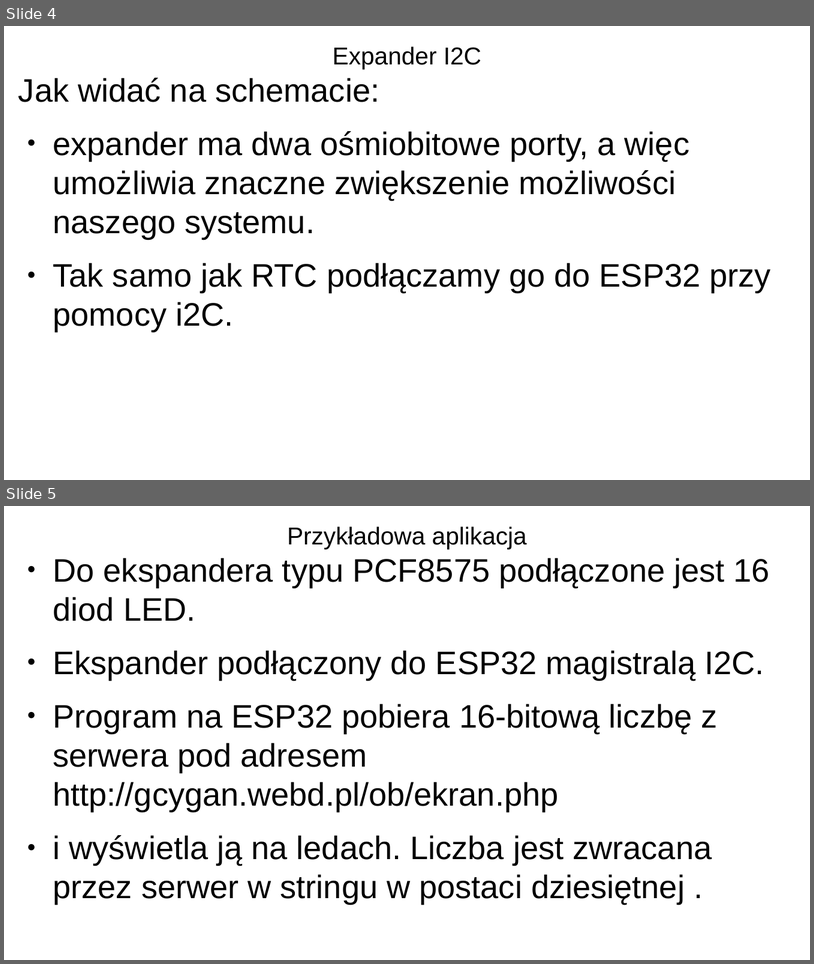
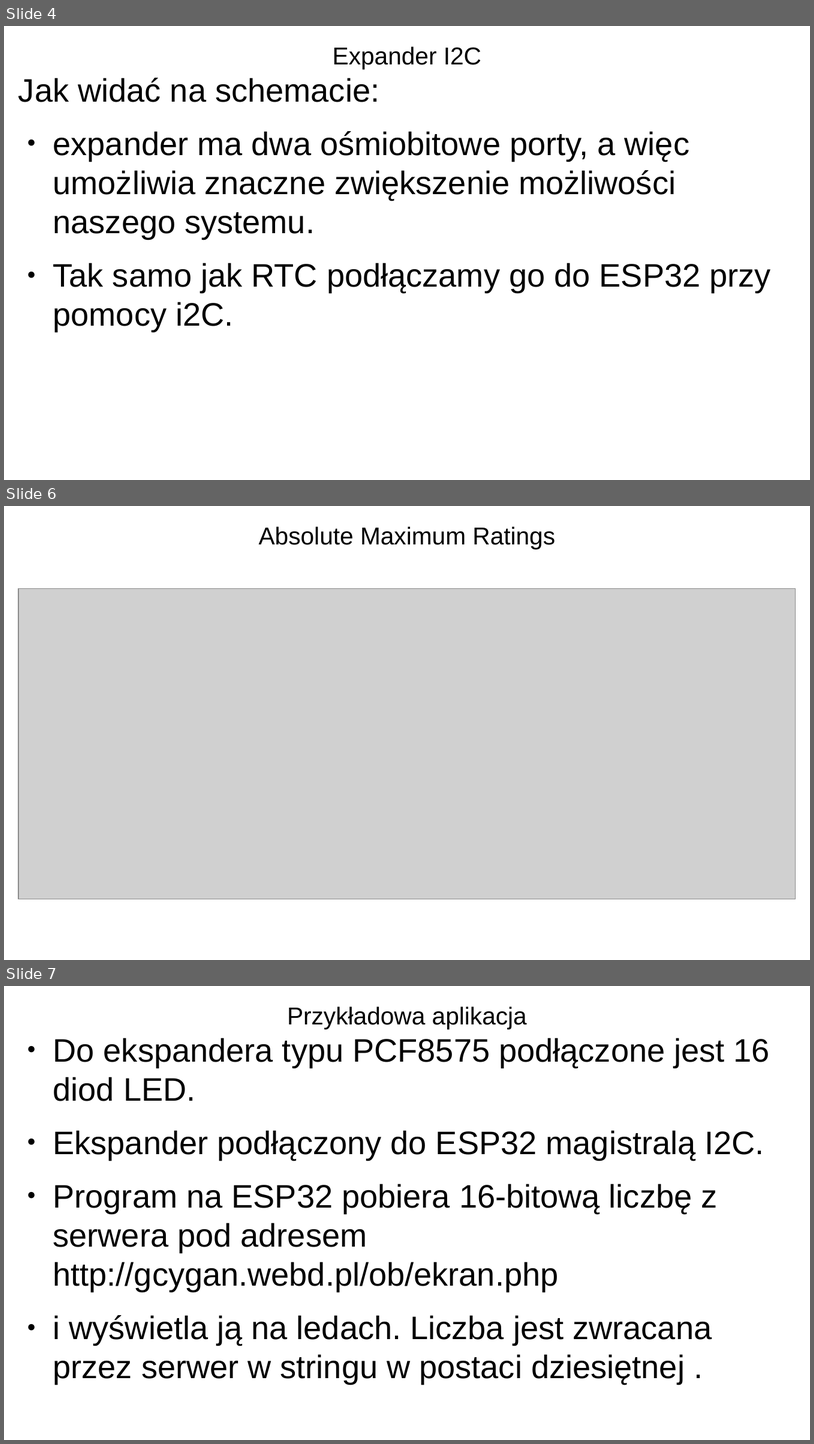
Before and after one commit to gcygan2/GD, a slide deck: expanderI2C.odp. Shown one above the other, each under a label of ours: slides 4 and 5 before the commit, slides 4, 6 and 7 after it; the slides between them are not shown. The pictures are 814x964 and 814x1444 pixels, drawn with LibreOffice and Linux fonts; fonts in the diff are those of the drawing; grey boxes stand for pictures. Boxes give left, top, right and bottom in pixels: in the first picture for what was removed or moved away, otherwise in the second. Text is boxed around its words. In the diff, an @@ line names an element or a change of style, - is before the commit and + after.

```diff
--- a/expanderI2C.odp
+++ b/expanderI2C.odp
@@ slide 6 added at (4,506,810,960), background #FFFFFF @@
@@ title added at (259,526,555,549), 24 pt, text #000000 @@
+Absolute Maximum Ratings
@@ picture added at (18,589,797,899) @@
@@ what was slide 5 is now slide 7 @@
```
Also in this commit, not shown: 1 slide changed, 1 other slide added.
